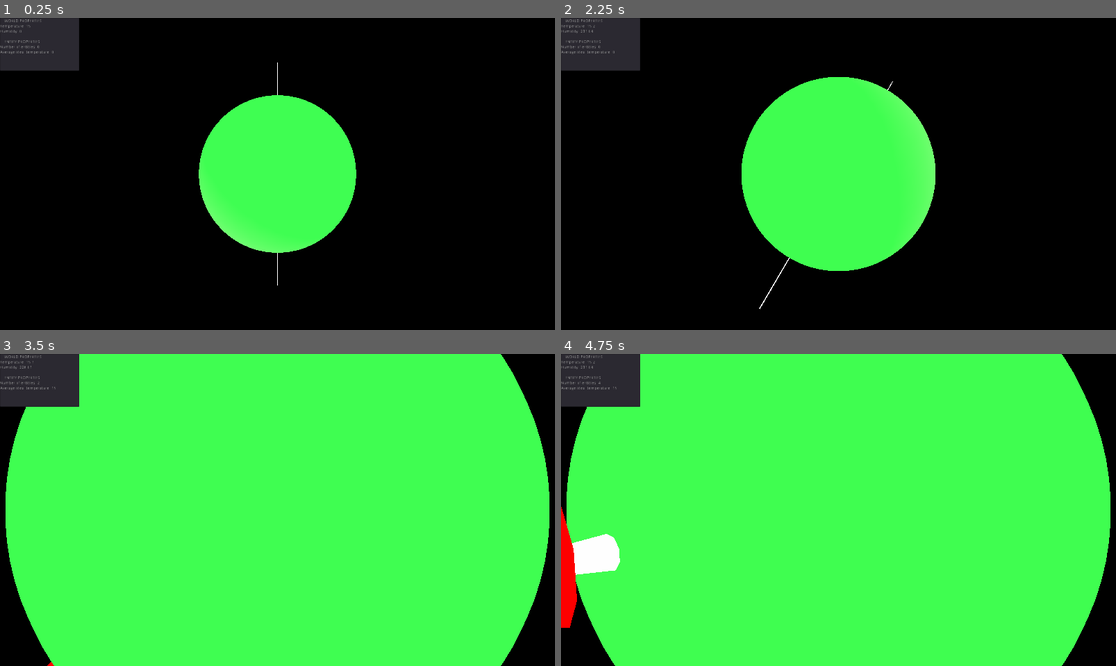
Above: before the commit, frames 1-4 (two rows, left to right).
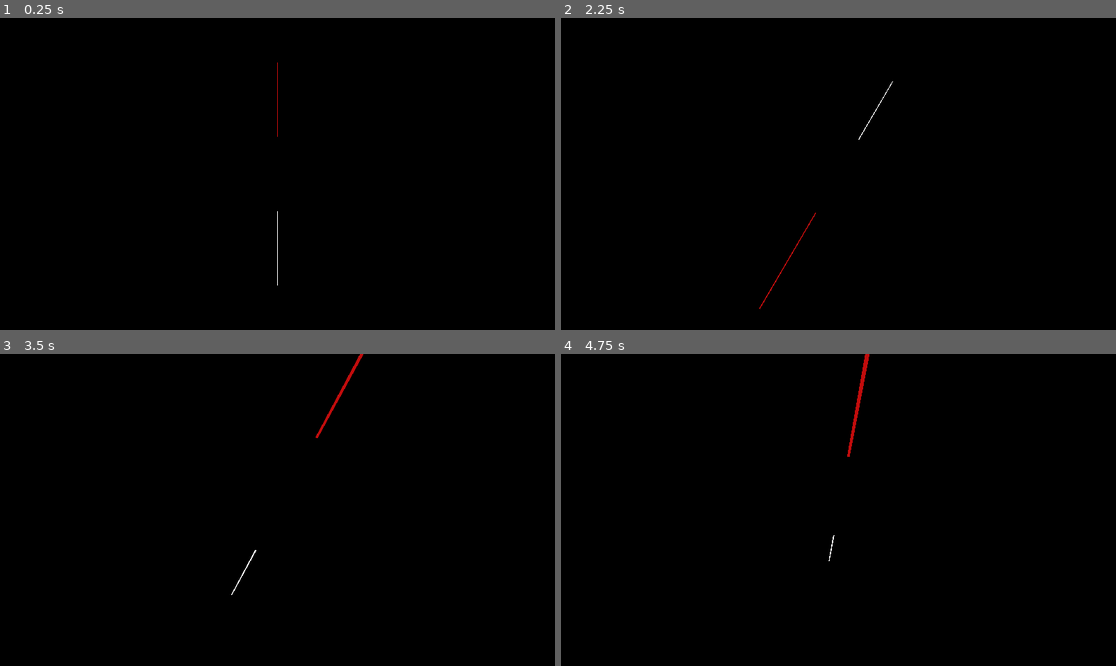
Above: after the commit, the same moments.

Repository: aojg/shizen
Game: Godot game, scene res://Scenes/main.tscn
The game is run twice, just before and just after one commit, with the same random seed, the same clock (stepped at 60 frames per second) and the same inputs. The project has no main scene, so this scene is started directly.
Inputs (mouse positions are in pixels of both pictures, inside the frame that each line leads up to):
- Up to frame 1 (0.25 s): no input
- Up to frame 2 (2.25 s): tap Enter at 0.5 s; move the mouse to (960, 158) at 0.52 s; hold D (move_right) 0.53-1.28 s; click (960, 158) at 0.6 s; move the mouse to (727, 189) at 1.27 s; hold S (move_down) 1.28-2.03 s; click (727, 189) at 1.35 s; move the mouse to (894, 105) at 2.02 s; hold D (move_right) from 2.03 s (still down); hold Q (zoom_in) from 2.03 s (still down)
- Up to frame 3 (3.5 s): click (333, 441) at 2.3 s; move the mouse to (249, 572) at 2.77 s; release D (move_right) at 2.78 s; release Q (zoom_in) at 2.78 s; hold W (move_up) from 2.78 s (still down); tap E (zoom_out) at 2.85 s; click (249, 572) at 3.05 s
- Up to frame 4 (4.75 s): move the mouse to (1005, 556) at 3.52 s; release W (move_up) at 3.53 s; hold A (move_left) from 3.53 s (still down); click (1005, 556) at 3.6 s; move the mouse to (672, 463) at 4.27 s; click (672, 463) at 4.35 s

The runs differ from the first frame. In frame 1, 14% of the frame differs, in the area x 0-65%, y 0-76%; in frame 2, 20%; in frame 3, 94%; in frame 4, 94%, in the area x 0-99%, y 0-100%.
Error after the commit: Parse Error: Variable "i" already defined in the scope (at line 95). (res://Scenes/Planet.gd:100)

Commit message:
Changes detailed in v0.02a changelog.

Diff:
--- a/Code/CameraController.gd
+++ b/Code/CameraController.gd
@@ -18,9 +18,10 @@
 
 func _physics_process(delta: float) -> void:
 	if Input.is_action_just_pressed("left_click") && get_object_under_mouse().get("position") != null:
+		print(get_object_under_mouse().get("position"))
 		var foo: Spatial = crop.instance()
 		var normal: Vector3 = get_object_under_mouse().get("normal")
-		get_parent().get_parent().add_child(foo)
+		get_node("/root/Universe").add_child(foo)
 		foo.translate(get_object_under_mouse().get("position"))
 		var dir: Vector3 = normal.cross(Vector3.RIGHT)
 		foo.look_at(foo.translation + dir * 100, normal)
--- a/Code/CropController.gd
+++ b/Code/CropController.gd
@@ -7,6 +7,7 @@
 
 #CROP PROPERTIES
 var max_growth_rate: float = 0.5
+var crop_color: Color = Color(0, 0, 0)
 var ideal_temperature: float = 15
 var ideal_humidity: float = 0.0
 
@@ -18,7 +19,6 @@
 func _ready() -> void:
 	death_time = rand_range(2, 3)
 	get_parent().crop_arr.append(self)
-	print(set_random_weightings(properties_arr))
 
 func set_random_weightings(prop_arr):
 	var remaining_prob: float = 1.0
@@ -37,15 +37,14 @@
 	var leaves: SpatialMaterial = SpatialMaterial.new()
 	var bark: SpatialMaterial = SpatialMaterial.new()
 	bark.albedo_color = Color(1, 1, 1)
-
-	var red: Color = Color(1, 0, 0)
-	var blue: Color = Color(0, 0, 1)
-	var c: Color = blue.linear_interpolate(red, 30.0)
-	leaves.albedo_color = c
+	if crop_color == Color(0, 0, 0):
+		crop_color = Color(randf(), randf(), randf())
+	leaves.albedo_color = crop_color
 	$MeshInstance.set_surface_material(0, leaves)
 	$MeshInstance.set_surface_material(1, bark)
 
 func set_traits(s: Spatial) -> void:
+	s.crop_color = Color(crop_color.r + rand_range(-0.01, 0.01), crop_color.g + rand_range(-0.01, 0.01), crop_color.b + rand_range(-0.01, 0.01))
 	if randf() < mutation_chance:
 		s.ideal_temperature *= (1.0 + rand_range(-0.5, 0.5))
 		s.ideal_humidity *= (1.0 + rand_range(-10, 10))
@@ -75,7 +74,7 @@
 
 func can_reproduce() -> bool:
 	var temp_delta: float = ideal_temperature - get_parent().temperature
-	var prob: float = 1 - (temp_delta)
+	var prob: float = 1 - (temp_delta / ideal_temperature)
 	if randf() > prob:
 		return false
 	return true
--- a/Code/InformationUI.gd
+++ b/Code/InformationUI.gd
@@ -1,12 +1,12 @@
 extends Control
 
 func set_text() -> void:
-	var t: float = get_parent().temperature
-	var n: int = get_parent().crop_arr.size()
-	var avg_ideal_temp = get_parent().get_average_ideal_temperature()
+	var t: float = get_node("/root/Universe").temperature
+	var n: int = get_node("/root/Universe").crop_arr.size()
+	var avg_ideal_temp = get_node("/root/Universe").get_average_ideal_temperature()
 	get_child(0).text = "---WORLD PROPERTIES---" + '\n'
 	get_child(0).text += "Temperature: " + str(t) + '\n'
-	get_child(0).text += "Humidity: " + str(get_parent().humidity) + '\n'
+	get_child(0).text += "Humidity: " + str(get_node("/root/Universe").humidity) + '\n'
 	get_child(0).text += '\n'
 	get_child(0).text += "---ENTITY PROPERTIES---" + '\n'
 	get_child(0).text += "Number of entities: " + str(n) + '\n'
--- /dev/null
+++ b/Code/Planet.gd
@@ -0,0 +1,12 @@
+extends StaticBody
+
+func set_color() -> void:
+	var f: float = abs(clamp(get_parent().temperature, -15, 50) - 50) / 50
+	var col: Color = Color.from_hsv(f / 2, 0.5, 1, 1)
+	$MeshInstance.get_surface_material(0).albedo_color = col
+
+func _physics_process(delta: float):
+	set_color()
+# Called every frame. 'delta' is the elapsed time since the previous frame.
+#func _process(delta: float) -> void:
+#	pass
--- a/Scenes/Crop.tscn
+++ b/Scenes/Crop.tscn
@@ -9,7 +9,6 @@
 [node name="RigidBody" type="RigidBody" parent="."]
 
 [node name="MeshInstance" type="MeshInstance" parent="."]
-transform = Transform( 1, 0, 0, 0, 1, 0, 0, 0, 1, 0, 2, 0 )
 mesh = ExtResource( 2 )
 material/0 = null
 material/1 = null
--- a/Scenes/Planet.gd
+++ b/Scenes/Planet.gd
@@ -1,12 +1,179 @@
 extends StaticBody
 
-func set_color() -> void:
-	var f: float = abs(clamp(get_parent().temperature, -15, 50) - 50) / 50
-	var col: Color = Color.from_hsv(f / 2, 0.75, 1, 1)
-	$MeshInstance.get_surface_material(0).albedo_color = col
 
-func _physics_process(delta: float):
-	set_color()
+func create_solid() -> void:
+
+	var phi: float = (1 + sqrt(5)) / 2.0
+	var solid_verts = [
+
+		Vector3(0, 1, phi),
+		Vector3(0, -1, phi),
+		Vector3(-phi, 0, 1),
+
+		Vector3(0, -1, phi),
+		Vector3(-1, -phi, 0),
+		Vector3(-phi, 0, 1),
+
+		Vector3(0, 1, phi),
+		Vector3(-phi, 0, 1),
+		Vector3(-1, phi, 0),
+
+		Vector3(-phi, 0, 1),
+		Vector3(-phi, 0, -1),
+		Vector3(-1, phi, 0),
+
+		Vector3(0, 1, phi),
+		Vector3(0, -1, phi),
+		Vector3(-phi, 0, 1),
+
+		Vector3(-phi, 0, 1),
+		Vector3(-1, -phi, 0),
+		Vector3(-phi, 0, -1),
+
+		Vector3(0, -1, phi),
+		Vector3(1, -phi, 0),
+		Vector3(-1, -phi, 0),
+
+		Vector3(0, -1, phi),
+		Vector3(phi, 0, 1),
+		Vector3(1, -phi, 0),
+
+		Vector3(phi, 0 ,1),
+		Vector3(phi, 0, -1),
+		Vector3(1, -phi, 0),
+
+		Vector3(1, -phi, 0),
+		Vector3(phi, 0, -1),
+		Vector3(0, -1, -phi),
+
+		Vector3(1, -phi, 0),
+		Vector3(0, -1, -phi),
+		Vector3(-1, -phi, 0),
+
+		Vector3(0, 1, phi),
+		Vector3(1, phi, 0),
+		Vector3(phi, 0, 1),
+
+		Vector3(0, 1, phi),
+		Vector3(-1, phi, 0),
+		Vector3(1, phi, 0),
+
+		Vector3(1, phi, 0),
+		Vector3(-1, phi, 0),
+		Vector3(0, 1, -phi),
+
+		Vector3(0, 1, -phi),
+		Vector3(phi, 0, -1),
+		Vector3(1, phi, 0),
+
+		Vector3(phi, 0, 1),
+		Vector3(1, phi, 0),
+		Vector3(phi, 0, -1),
+
+		Vector3(0, 1, phi),
+		Vector3(phi, 0, 1),
+		Vector3(0, -1, phi),
+
+		Vector3(0, 1, -phi),
+		Vector3(0, -1, -phi),
+		Vector3(phi, 0, -1),
+
+		Vector3(-1, phi, 0),
+		Vector3(-phi, 0, -1),
+		Vector3(0, 1, -phi),
+
+		Vector3(-phi, 0, -1),
+		Vector3(0, -1, -phi),
+		Vector3(0, 1, -phi),
+
+		Vector3(-phi, 0, -1),
+		Vector3(-1, -phi, 0),
+		Vector3(0, -1, -phi)
+	]
+
+	var new_solid_verts = []
+	for i in range(0, solid_verts.size(), 3):
+		var face_verts = []
+		face_verts.append(solid_verts[i])
+		face_verts.append(solid_verts[i+1])
+		face_verts.append(solid_verts[i+2])
+		for i in range(2):
+			face_verts = subdivide_face(face_verts)
+		new_solid_verts += face_verts
+
+	var arr_mesh = ArrayMesh.new()
+	var arrays = []
+
+	var vertices = PoolVector3Array(new_solid_verts)
+
+	var cols: PoolColorArray = PoolColorArray()
+
+	var count: int = 0
+	var current_col: Color = Color(0, 1, 0)
+	current_col = Color.from_hsv(rand_range(0.17, 0.42), 0.75, randf())
+
+	for i in range(vertices.size()):
+		count += 1
+		cols.append(current_col)
+		if count % 3 == 0:
+			current_col = Color.from_hsv(rand_range(0.17, 0.42), 0.75, randf())
+
+	var mat: SpatialMaterial = SpatialMaterial.new()
+	mat.vertex_color_use_as_albedo = true
+	arrays.resize(ArrayMesh.ARRAY_MAX)
+	arrays[ArrayMesh.ARRAY_VERTEX] = vertices
+	arrays[ArrayMesh.ARRAY_COLOR] = cols
+
+	arr_mesh.add_surface_from_arrays(Mesh.PRIMITIVE_TRIANGLES, arrays)
+	var m = MeshInstance.new()
+	m.mesh = arr_mesh
+	m.set_surface_material(0, mat)
+	m.create_trimesh_collision()
+	add_child(m)
+
+func subdivide_face(face_verts):
+	var new_face_verts = []
+	for i in range(0, face_verts.size(), 3):
+		var verts = []
+		verts.append(face_verts[i])
+		verts.append(face_verts[i+1])
+		verts.append(face_verts[i+2])
+		verts = subdivide_triangle(verts)
+		new_face_verts += verts
+	return new_face_verts
+
+#Subdivides a triangle returning a Vector3 array containing the vertices of the four new triangles.
+func subdivide_triangle(tri_verts):
+	var new_tri_verts = []
+	var mp1: Vector3 = ((tri_verts[0] + tri_verts[1]) / 2.0).normalized()
+	var mp2: Vector3 = ((tri_verts[1] + tri_verts[2]) / 2.0).normalized()
+	var mp3: Vector3 = ((tri_verts[2] + tri_verts[0]) / 2.0).normalized()
+
+	#Subdivided triangle 1
+	new_tri_verts.append(tri_verts[0].normalized())
+	new_tri_verts.append(mp1)
+	new_tri_verts.append(mp3)
+
+	#Subdivided triangle 2
+	new_tri_verts.append(mp1)
+	new_tri_verts.append(tri_verts[1].normalized())
+	new_tri_verts.append(mp2)
+
+	#Subdivided triangle 3
+	new_tri_verts.append(mp2)
+	new_tri_verts.append(tri_verts[2].normalized())
+	new_tri_verts.append(mp3)
+
+	#Subdivided triangle 4 (centre triangle)
+	new_tri_verts.append(mp1)
+	new_tri_verts.append(mp2)
+	new_tri_verts.append(mp3)
+
+	return new_tri_verts
+
+func _ready() -> void:
+	create_solid()
+
 # Called every frame. 'delta' is the elapsed time since the previous frame.
 #func _process(delta: float) -> void:
 #	pass
--- a/Scenes/main.tscn
+++ b/Scenes/main.tscn
@@ -1,56 +1,57 @@
-[gd_scene load_steps=10 format=2]
+[gd_scene load_steps=9 format=2]
 
 [ext_resource path="res://Code/WorldController.gd" type="Script" id=1]
 [ext_resource path="res://Scenes/Planet.gd" type="Script" id=2]
 [ext_resource path="res://Code/CameraController.gd" type="Script" id=3]
 [ext_resource path="res://Scenes/UI.tscn" type="PackedScene" id=4]
 
-[sub_resource type="SphereMesh" id=1]
-rings = 64
-
-[sub_resource type="SpatialMaterial" id=2]
-
-[sub_resource type="SphereShape" id=3]
-
-[sub_resource type="Environment" id=4]
+[sub_resource type="Environment" id=1]
 background_mode = 1
 ambient_light_color = Color( 1, 1, 1, 1 )
 
-[sub_resource type="CylinderMesh" id=5]
+[sub_resource type="SphereMesh" id=2]
+rings = 64
 
-[node name="Root" type="Spatial"]
+[sub_resource type="CylinderMesh" id=4]
+
+[sub_resource type="SpatialMaterial" id=5]
+albedo_color = Color( 0.760784, 0.0509804, 0.0509804, 1 )
+
+[node name="Universe" type="Spatial"]
 script = ExtResource( 1 )
 
 [node name="DirectionalLight" type="DirectionalLight" parent="."]
-transform = Transform( 0.853553, -0.146447, 0.5, 0.5, 0.5, -0.707107, -0.146447, 0.853553, 0.5, 0, 0, 0 )
-light_color = Color( 0.698039, 0.764706, 0.52549, 1 )
-light_energy = 5.0
 
 [node name="Planet" type="StaticBody" parent="."]
-transform = Transform( 19.9998, 0, -0.0934887, 0, 20, 0, 0.0934887, 0, 19.9998, 0, 0, 0 )
+transform = Transform( 20, 0, 0, 0, 20, 0, 0, 0, 20, 0, 0, 0 )
 script = ExtResource( 2 )
 
-[node name="MeshInstance" type="MeshInstance" parent="Planet"]
-mesh = SubResource( 1 )
-material/0 = SubResource( 2 )
+[node name="Camera Container" type="Spatial" parent="Planet"]
 
-[node name="CollisionShape" type="CollisionShape" parent="Planet"]
-shape = SubResource( 3 )
-
-[node name="Camera" type="Camera" parent="Planet"]
-transform = Transform( -0.05, 0, 4.37114e-09, 0, 0.05, 0, -4.37114e-09, 0, -0.05, 0, 0, -3 )
-environment = SubResource( 4 )
+[node name="Camera" type="Camera" parent="Planet/Camera Container"]
+transform = Transform( -0.05, 0, 4.39468e-09, 0, 0.05, 0, -4.39468e-09, 0, -0.05, 0, 0, -3 )
+environment = SubResource( 1 )
 far = 1000.0
 script = ExtResource( 3 )
 
+[node name="MeshInstance" type="MeshInstance" parent="Planet"]
+visible = false
+mesh = SubResource( 2 )
+material/0 = null
+
 [node name="North Pole" type="MeshInstance" parent="."]
 transform = Transform( 0.1, 0, 0, 0, 10, 0, 0, 0, 0.1, 0, 20, 0 )
-mesh = SubResource( 5 )
-material/0 = null
+mesh = SubResource( 4 )
+material/0 = SubResource( 5 )
 
 [node name="South Pole" type="MeshInstance" parent="."]
 transform = Transform( 0.1, 0, 0, 0, 10, 0, 0, 0, 0.1, 0, -20, 0 )
-mesh = SubResource( 5 )
+mesh = SubResource( 4 )
 material/0 = null
 
 [node name="Control" parent="." instance=ExtResource( 4 )]
+visible = false
+margin_left = 0.568848
+margin_top = -0.568802
+margin_right = 0.568848
+margin_bottom = -0.568848
--- /dev/null
+++ b/Shaders/Planet.shader
@@ -0,0 +1,10 @@
+shader_type spatial;
+varying vec3 col;
+
+void vertex() {
+	col = vec3(abs(VERTEX.x), abs(VERTEX.y), abs(VERTEX.z));
+}
+
+void fragment() {
+	ALBEDO = col;
+}
--- /dev/null
+++ b/Test.tscn
@@ -0,0 +1,3 @@
+[gd_scene format=2]
+
+[node name="Spatial" type="Spatial"]
--- /dev/null
+++ b/Thing.gd
@@ -0,0 +1,13 @@
+extends Spatial
+
+# Declare member variables here. Examples:
+# var a: int = 2
+# var b: String = "text"
+
+# Called when the node enters the scene tree for the first time.
+func _ready() -> void:
+	pass # Replace with function body.
+
+# Called every frame. 'delta' is the elapsed time since the previous frame.
+#func _process(delta: float) -> void:
+#	pass
Not shown, removed: Grass.jpg.import
Not shown, changed: Grass.jpg
Not shown, changed: README.md
